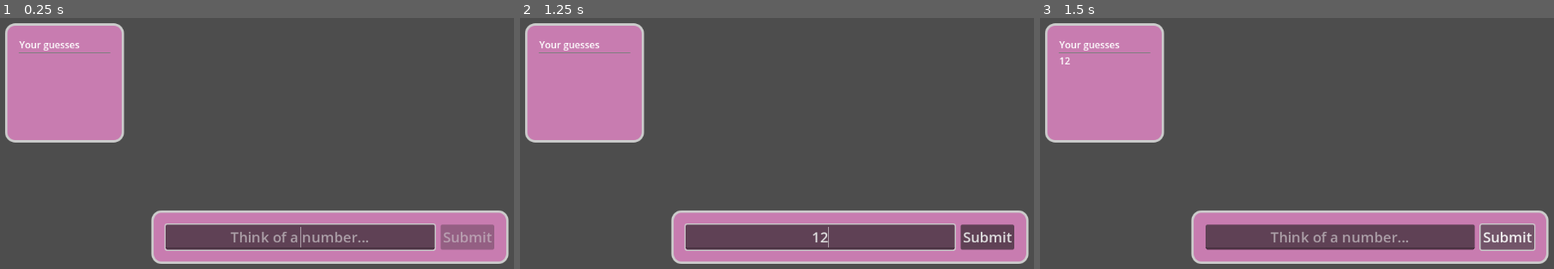
Above: before the commit, frames 1-3 (left to right).
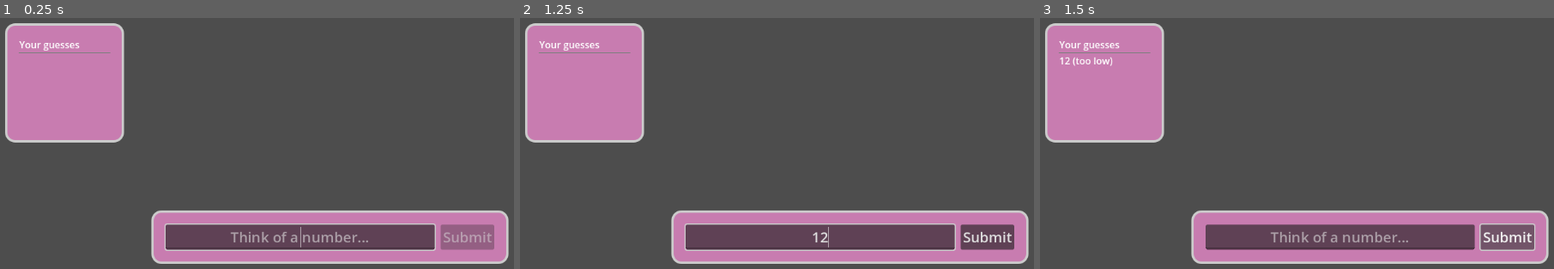
Above: after the commit, the same moments.

Repository: phrasmotica/think-of-a-number
Game: Godot game, scene res://scenes/game.tscn
The game is run twice, just before and just after one commit, with the same random seed, the same clock (stepped at 60 frames per second) and the same inputs.
Inputs (mouse positions are in pixels of both pictures, inside the frame that each line leads up to):
- Up to frame 1 (0.25 s): no input
- Up to frame 2 (1.25 s): click (818, 236) at 0.52 s; type "12" at 0.6 s
- Up to frame 3 (1.5 s): click "Submit" at 1.25 s

Frames 1-2 are identical in both runs. In frame 3, 0.1% of the frame differs, in the area x 6-15%, y 15-20%.

Commit message:
Indicate whether each guess is too low or too high

Diff:
--- a/scripts/answer_panel.gd
+++ b/scripts/answer_panel.gd
@@ -40,7 +40,7 @@
 func _on_submit_button_pressed():
 	submit_from_text(answer_input.text)
 
-func _on_game_manager_accept_guess(_guess: int):
+func _on_game_manager_accept_guess(_guess: int, _secret: int):
 	answer_input.text = ""
 
 func _on_game_manager_game_started(_secret: int):
--- a/scripts/game_manager.gd
+++ b/scripts/game_manager.gd
@@ -3,7 +3,7 @@
 var secret_number: int
 
 signal game_started(secret: int)
-signal accept_guess(guess: int)
+signal accept_guess(guess: int, secret: int)
 signal game_won
 
 func _ready():
@@ -24,7 +24,7 @@
     else:
         print("Try again.")
 
-    accept_guess.emit(guess)
+    accept_guess.emit(guess, secret_number)
 
 func _on_answer_panel_submit_answer(guess: int):
     submit_guess(guess)
--- a/scripts/progress_panel.gd
+++ b/scripts/progress_panel.gd
@@ -10,11 +10,21 @@
     for c in guesses_container.get_children():
         c.queue_free()
 
-func _on_game_manager_accept_guess(guess: int):
-    var label = Label.new()
-    label.text = str(guess)
+func _on_game_manager_accept_guess(guess: int, secret: int):
+    var label := create_label(guess, secret)
 
     guesses_container.add_child(label)
 
+func create_label(guess: int, secret: int) -> Label:
+    var label := Label.new()
+    label.text = str(guess)
+
+    if guess < secret:
+        label.text += " (too low)"
+    elif guess > secret:
+        label.text += " (too high)"
+
+    return label
+
 func _on_reveal_panel_game_restarted():
     clear_guesses()
